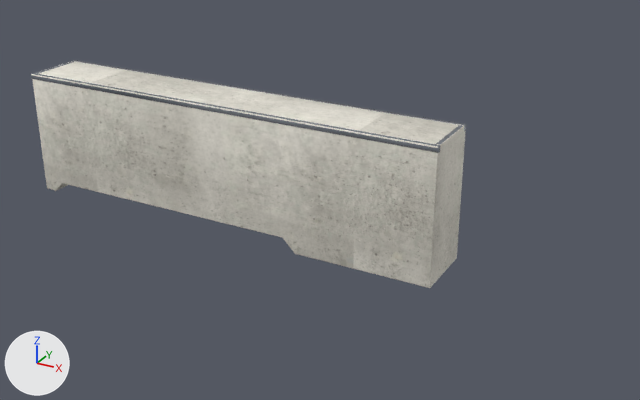
The glTF model public/katalog/modelle/ledge-slg-98.gltf as it was, and as the next commit left it.
Rendered twice from a camera (50 mm lens) standing at (3.43, -4.93, 2.79) and looking at (0.65, 0.11, 0.27). Arrows for +X, +Y and +Z are at lower left; the lights stay in place. The first picture is the older version.

The first picture shows 'SK1795_Ledge-SLG_98.001'.
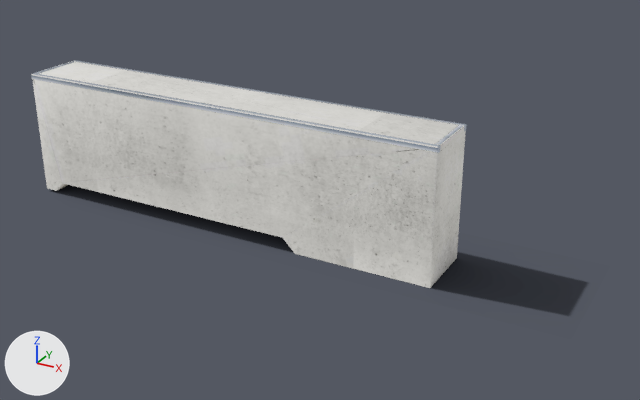
Where the change shows, as pixel boxes [x1, y1, x2, y2] in the pictures (640 x 400 px):
'SK1795_Ledge-SLG_98.001', surface changed
    both: [31, 60, 467, 288]
'Schatten', added
    after: [51, 185, 587, 316]

Edits to the bpy script that builds the scene:
```text
Add img_ledge_slg_98_licht:
    img_ledge_slg_98_licht = load_image('ledge-slg-98_licht', 'texturen/ledge-slg-98_licht.jpg', 2048, 2048, 'sRGB')
Add img_ledge_slg_98_schatten:
    img_ledge_slg_98_schatten = load_image('ledge-slg-98_schatten', 'texturen/ledge-slg-98_schatten.png', 470, 114, 'sRGB')
Change mat_beton_web_075:
    remove # nodes: BsdfPrincipled, NormalMap, OutputMaterial, TexImage x2, UVMap x2
    remove # uses the picture img_ledge_slg_98_farbe
    remove # uses the picture img_ledge_slg_98_normal
    nodes: BsdfTransparent, Emission, LightPath, MixShader, OutputMaterial, TexImage, UVMap
    uses the picture img_ledge_slg_98_licht
Change mat_stahl_web_060:
    remove # nodes: BsdfPrincipled, NormalMap, OutputMaterial, TexImage x2, UVMap x2
    remove # uses the picture img_ledge_slg_98_farbe
    remove # uses the picture img_ledge_slg_98_normal
    nodes: BsdfTransparent, Emission, LightPath, MixShader, OutputMaterial, TexImage, UVMap
    uses the picture img_ledge_slg_98_licht
Add mat_schatten_068:
    mat_schatten_068 = bpy.data.materials.new('Schatten.068')
    # uses the picture img_ledge_slg_98_schatten
Add me_schatten:
    me_schatten.from_pydata(...)  # 4 vertices, 2 faces; spans x -1.67..2.59, y -0.41..0.63, z 0.0
    me_schatten.materials.append(mat_schatten_068)
Add ob_schatten:
    ob_schatten = bpy.data.objects.new('Schatten', me_schatten)
    ob_schatten.location = (0.0, 0.0, 0.0)
```
